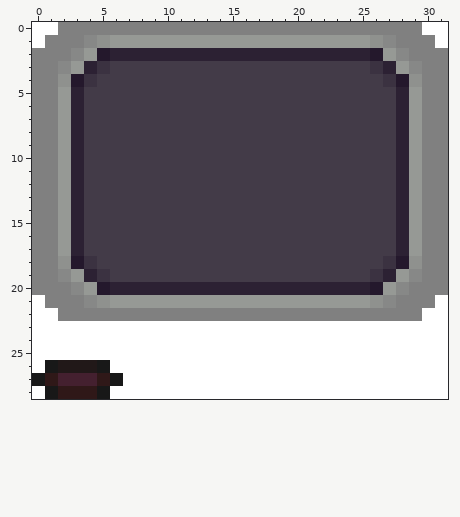
Two states of a pixel-art sprite, Ref/obj_control_wall_spritesheet.png. The picture above is the old version.
The file is 160x145 pixels, drawn in blocks of 5x5; one block is one cell here. Colours within 5 levels of each other are drawn and written as one.
And afterwards:
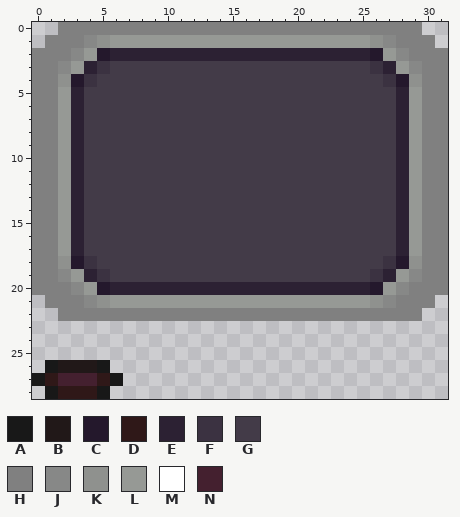
Palette (. is transparent): A #181818  B #211818  C #24182c  D #2f1818  E #2c2133  F #3b3241  G #433b48  H #808080  J #878887  K #8f918e  L #969995  M #ffffff  N #44202f
The edit:
Colour M is removed in row 0 at x 0 to 1 and 30 to 31; in row 1 at x 0 and 31; in row 21 at x 0 and 31; in row 22 at x 0 to 1 and 30 to 31; in rows 23 to 25 at x 0 to 31; in row 26 at x 0 and 6 to 31.
Colour M is removed in row 27 at x 7 to 31; in row 28 at x 0 and 6 to 31.
Boxes around the changes in both pictures, in picture pixels (x1, y1, x2, y2):
erased: (32, 22, 58, 48)
erased: (422, 22, 448, 48)
erased: (32, 295, 448, 399)
